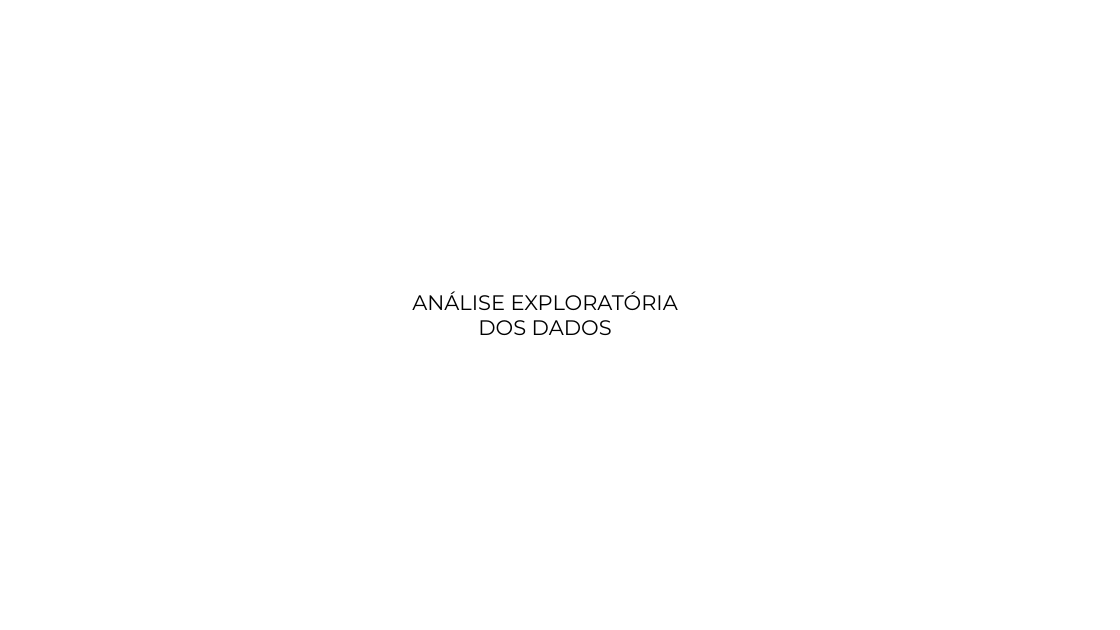
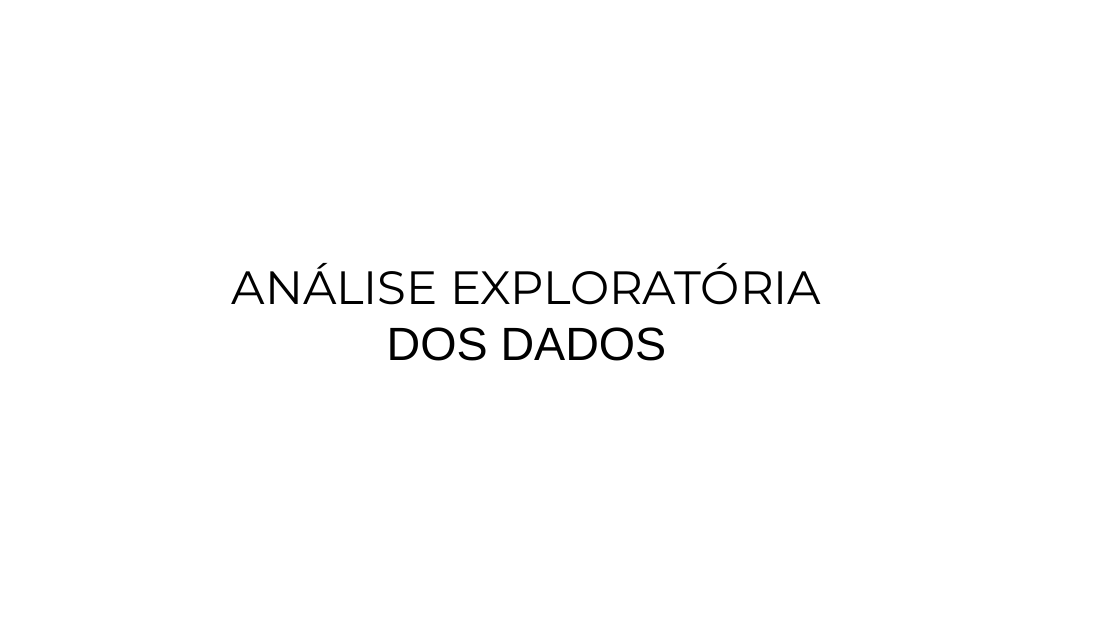
Before and after one commit to maurodomingues/DS-PY-009-machine-learning-I, a slide deck: slide 1 of apresentação-ml.pptx. Drawn at 1120x630 pixels with LibreOffice and Linux fonts; fonts in the diff are those of the drawing. Boxes give left, top, right and bottom in pixels: in the first picture for what was removed or moved away, otherwise in the second. Text is boxed around its words. In the diff, an @@ line names an element or a change of style, - is before the commit and + after.

```diff
--- a/apresentação-ml.pptx
+++ b/apresentação-ml.pptx
@@ text "ANÁLISE EXPLORATÓRIA": place and size @@
-text "ANÁLISE EXPLORATÓRIA" at <box>412,291,678,335</box>
+text "ANÁLISE EXPLORATÓRIA" at <box>232,263,821,361</box>
@@ text "ANÁLISE EXPLORATÓRIA" at <box>232,263,821,361</box>: size 18 to 40 pt; font Montserrat to Arial in "DOS DADOS" @@
```
Also in this commit, not shown: 1 other slide changed, 8 slides added, 3 slides removed.
